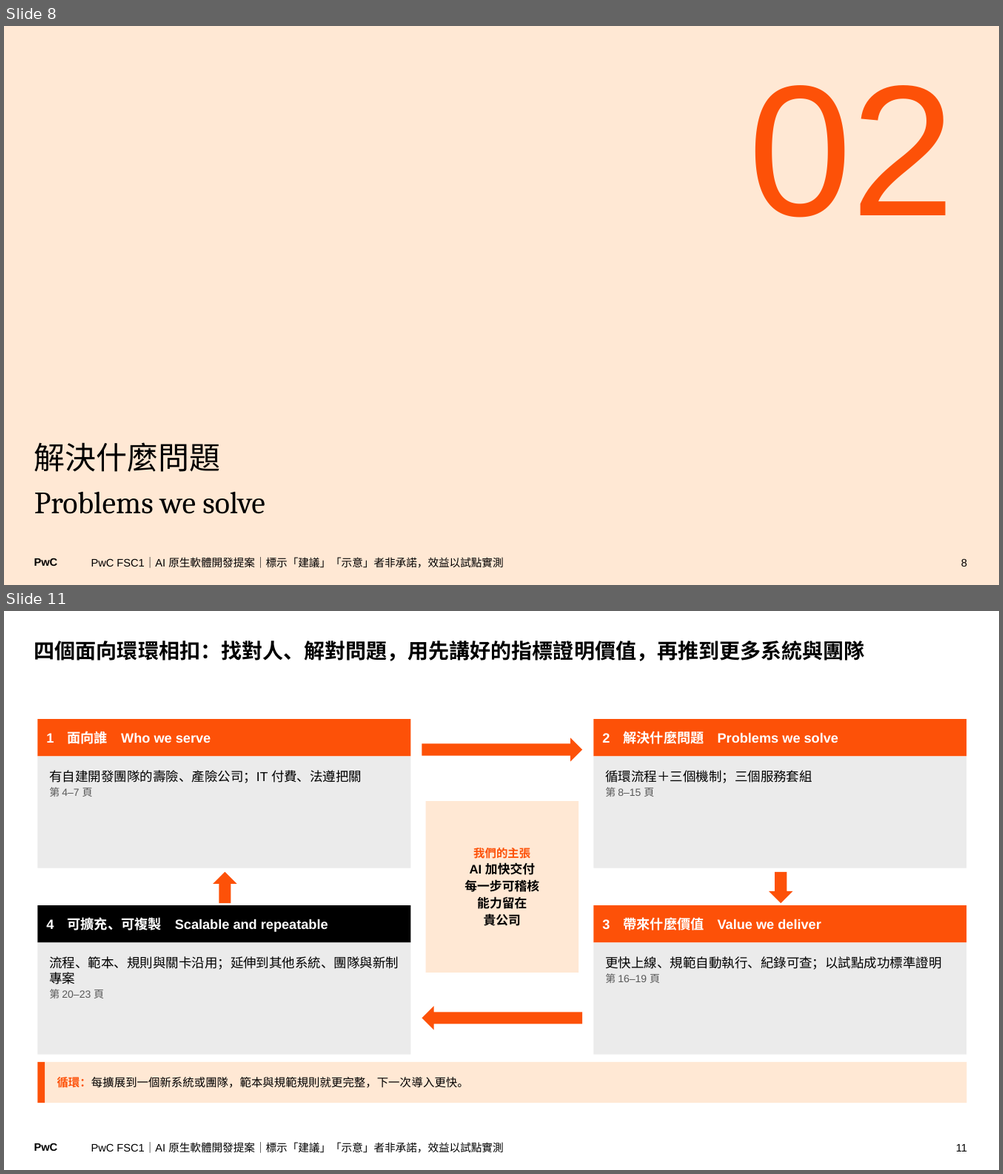
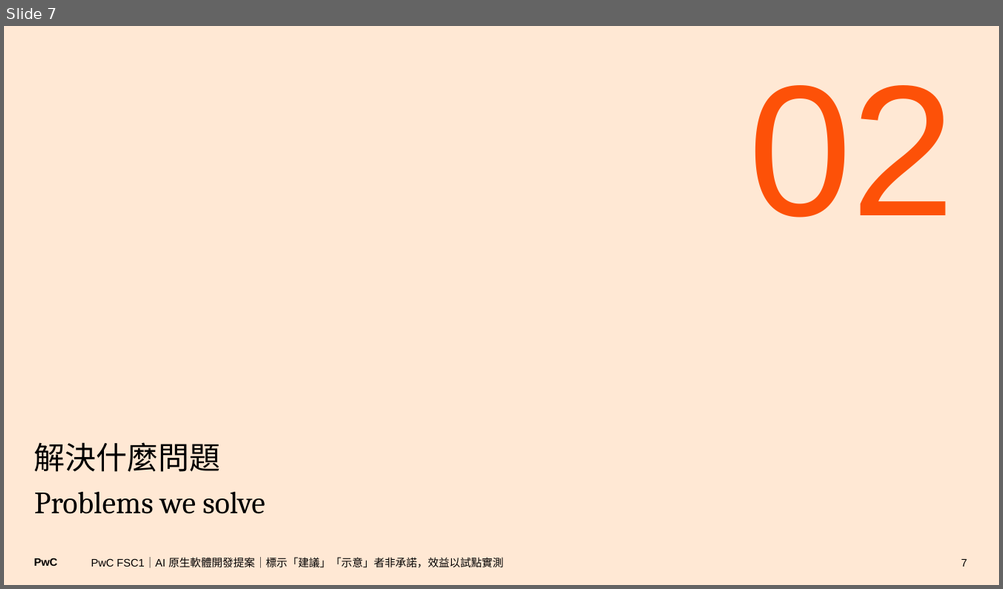
Before and after one commit to Robshao/PwC_FSC1, a slide deck: research/ai-native-sdlc/AI原生軟體開發_合夥人提案簡報.pptx. Shown one above the other, each under a label of ours: slides 8 and 11 before the commit, slide 7 after it; the slides between them are not shown. The pictures are 1003x1174 and 1003x589 pixels, drawn with LibreOffice and Linux fonts; fonts in the diff are those of the drawing. Boxes give left, top, right and bottom in pixels: in the first picture for what was removed or moved away, otherwise in the second. Text is boxed around its words. In the diff, an @@ line names an element or a change of style, - is before the commit and + after.

```diff
--- a/research/ai-native-sdlc/AI原生軟體開發_合夥人提案簡報.pptx
+++ b/research/ai-native-sdlc/AI原生軟體開發_合夥人提案簡報.pptx
@@ slide 11 removed at [4,611,999,1170], background #FFFFFF; not listed: 1 template element that a slide beside it also shows @@
@@ title removed at [34,641,865,661] @@
-四個面向環環相扣：找對人、解對問題，用先講好的指標證明價值，再推到更多系統與團隊
@@ rectangle removed at [37,719,410,757] @@
-1 面向誰 Who we serve
@@ rectangle removed at [594,719,967,757] @@
-2 解決什麼問題 Problems we solve
@@ right arrow removed at [422,738,582,762] @@
@@ rectangle removed at [37,757,410,869] @@
-有自建開發團隊的壽險、產險公司；IT 付費、法遵把關
-第 4–7 頁
@@ rectangle removed at [594,757,967,869] @@
-循環流程＋三個機制；三個服務套組
-第 8–15 頁
@@ rectangle removed at [426,801,578,973] @@
-我們的主張
-AI 加快交付
-每一步可稽核
-能力留在
-貴公司
@@ up arrow removed at [213,872,237,903] @@
@@ down arrow removed at [768,872,793,903] @@
@@ rectangle removed at [37,906,410,943] @@
-4 可擴充、可複製 Scalable and repeatable
@@ rectangle removed at [594,906,967,943] @@
-3 帶來什麼價值 Value we deliver
@@ rectangle removed at [37,943,410,1055] @@
-流程、範本、規則與關卡沿用；延伸到其他系統、團隊與新制專案
-第 20–23 頁
@@ rectangle removed at [594,943,967,1055] @@
-更快上線、規範自動執行、紀錄可查；以試點成功標準證明
-第 16–19 頁
@@ left arrow removed at [422,1006,582,1031] @@
@@ rectangle removed at [37,1062,45,1103] @@
@@ rectangle removed at [45,1062,967,1103] @@
-循環：每擴展到一個新系統或團隊，範本與規範規則就更完整，下一次導入更快。
@@ text removed at [91,1142,503,1153] @@
-PwC FSC1｜AI 原生軟體開發提案｜標示「建議」「示意」者非承諾，效益以試點實測
@@ page number removed at [956,1145,967,1152] @@
-11
@@ what was slide 8 is now slide 7 @@
@@ page number at [961,560,967,567]: text changed @@
-8
+7
```
Also in this commit, not shown: 16 slides changed, 5 slides added, 11 other slides removed, 4 other files.
